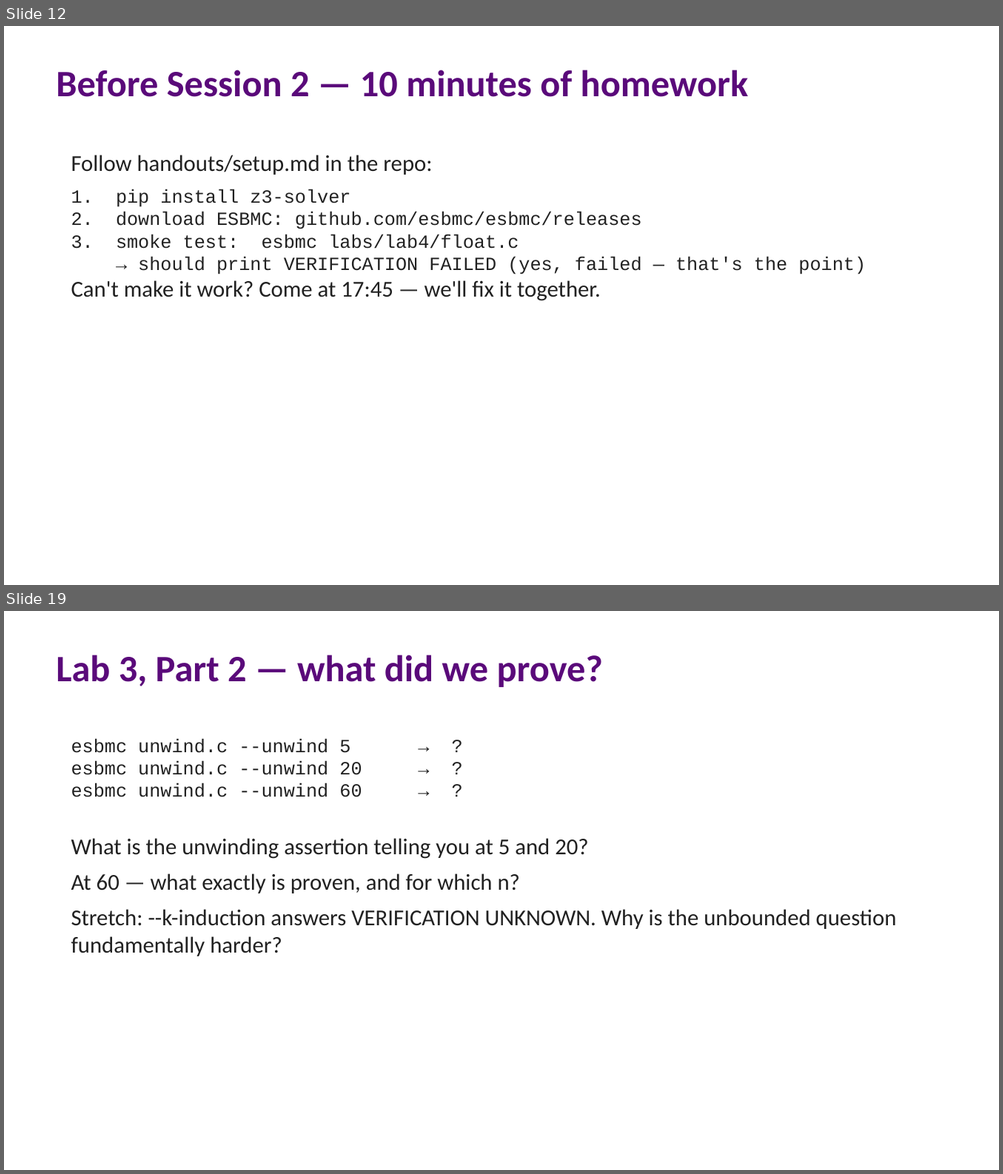
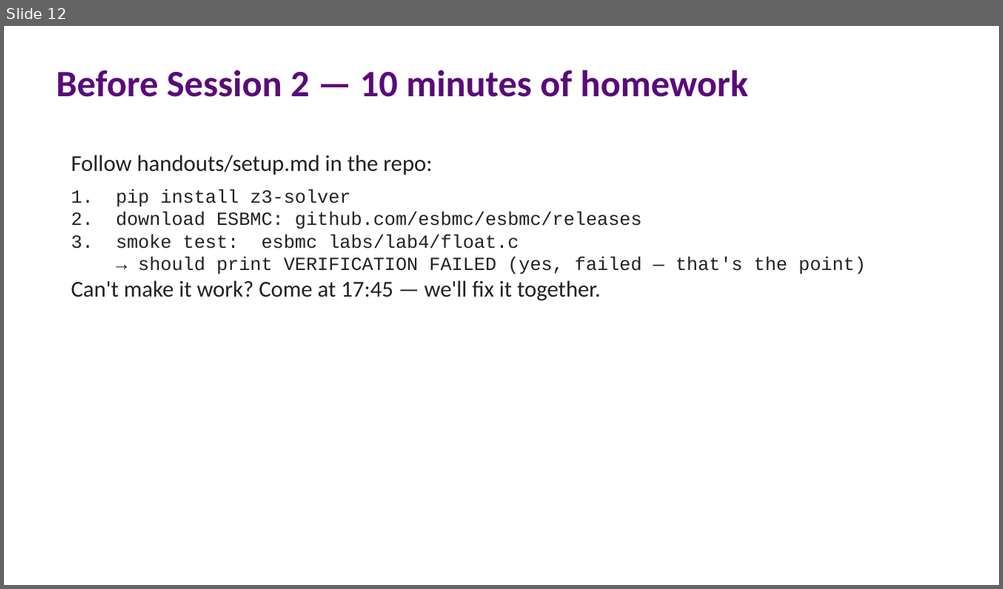
Before and after one commit to lucasccordeiro/unifei, a slide deck: slides/workshop-extras.pptx. Shown one above the other, each under a label of ours: slides 12 and 19 before the commit, slide 12 after it; the slides between them are not shown. The pictures are 1003x1174 and 1003x589 pixels, drawn with LibreOffice and Linux fonts; fonts in the diff are those of the drawing. Boxes give left, top, right and bottom in pixels: in the first picture for what was removed or moved away, otherwise in the second. Text is boxed around its words. In the diff, an @@ line names an element or a change of style, - is before the commit and + after.

Commit message:
Split Session 2 framing slides into their own deck
Move the Session 2 lab-framing slides out of workshop-extras into
session2/01-session2-hands-on.pptx (built by build_session2.py from a
Marp markdown source), alongside the extracted memory-model and
k-induction companion decks. Shared python-pptx helpers move to
pptx_helpers.py; widescreen.py records the 4:3 to 16:9 conversion.

```diff
--- a/slides/workshop-extras.pptx
+++ b/slides/workshop-extras.pptx
@@ slide 19 removed at <box>4,611,999,1170</box>, background #FFFFFF @@
@@ text removed at <box>56,655,603,687</box> @@
-Lab 3, Part 2 — what did we prove?
@@ text removed at <box>71,738,896,957</box> @@
-esbmc unwind.c --unwind 5 → ?
-esbmc unwind.c --unwind 20 → ?
-esbmc unwind.c --unwind 60 → ?
-What is the unwinding assertion telling you at 5 and 20?
-At 60 — what exactly is proven, and for which n?
-Stretch: --k-induction answers VERIFICATION UNKNOWN. Why is the unbounded question fundamentally harder?
```
Also in this commit, not shown: 8 other slides removed, 9 other files.
